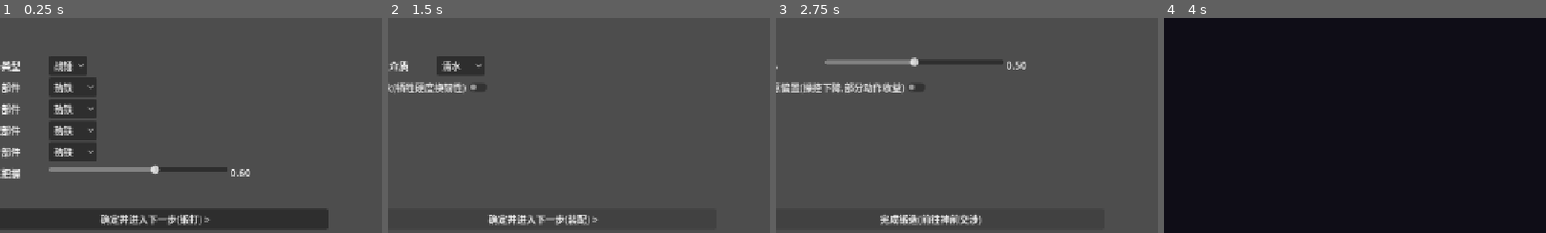
Above: before the commit, frames 1-4 (left to right).
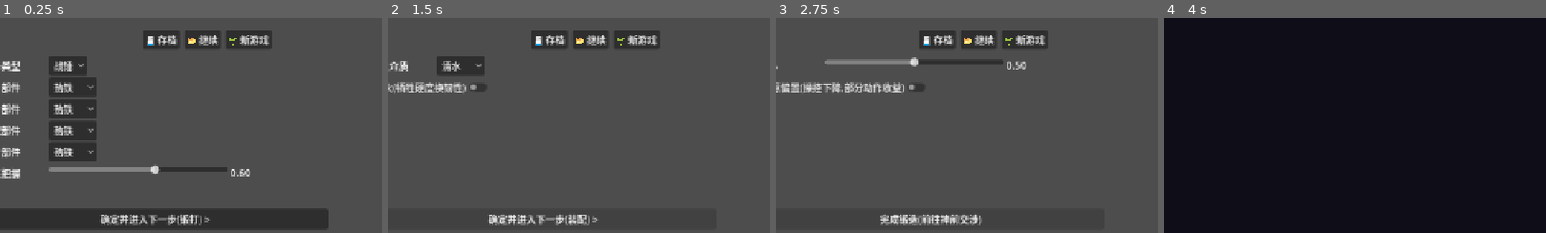
Above: after the commit, the same moments.

Repository: wuzhang114/forgegod
Game: Godot game, scene res://scenes/forge/forge_scene.tscn
Two runs of this game, one before a commit and one after it. Both use one fixed random seed, a clock stepped at 60 frames per second and the inputs below.
Inputs:
- Up to frame 1 (0.25 s): no input
- Up to frame 2 (1.5 s): click "确定并进入下一步(锻打) >" at 0.5 s; click "确定并进入下一步(热处理) >" at 1.25 s
- Up to frame 3 (2.75 s): click "确定并进入下一步(装配) >" at 2 s
- Up to frame 4 (4 s): click "完成锻造(前往神前交涉)" at 2.75 s; click "前往神裁砧(交涉) >" at 3.5 s
The pictures show only the part of the screen within x 50-100%, y 0-50%; the shares and areas given below are measured in that part.

The runs differ from the first frame. In frame 1, 2.2% of the frame differs, in the area x 37-72%, y 5-15%; in frame 2, 2.2%; in frame 3, 2.2%; in frame 4, nothing differs.

Commit message:
feat(app): 架构第1步 - RunState+SaveRepository+AppRouter+GameApp(autoload) + 场景跳转收拢 + 新游戏/继续/存档

Diff:
--- /dev/null
+++ b/godot-prototype/app/app_router.gd
@@ -0,0 +1,18 @@
+## AppRouter: 流程节点注册表(纯路径解析,可单测;实际切换由 GameApp 执行)。
+
+extends RefCounted
+
+const SCENES := {
+	"forge": "res://scenes/forge/forge_scene.tscn",
+	"altar": "res://scenes/altar/altar_scene.tscn",
+	"battle": "res://scenes/battle/battle_demo.tscn",
+}
+
+
+## 解析流程节点 -> 场景路径;未知节点返回 ""
+func resolve(id: String) -> String:
+	return SCENES.get(id, "")
+
+
+func has(id: String) -> bool:
+	return SCENES.has(id)
--- /dev/null
+++ b/godot-prototype/app/game_app.gd
@@ -0,0 +1,60 @@
+## GameApp: 应用根(autoload 单例名 GameApp)。
+## 持有 RunState(唯一事实来源)+ SaveRepository + AppRouter;
+## 场景只做输入翻译与结果渲染,流程导航统一走 goto()。
+
+extends Node
+
+const RunState := preload("res://app/run_state.gd")
+const SaveRepository := preload("res://app/save_repository.gd")
+const AppRouter := preload("res://app/app_router.gd")
+const GameSession := preload("res://core/flow/game_session.gd")  # 过渡 Adapter(逐步迁移)
+
+var run: RunState = null
+var saves: SaveRepository = null
+var router: AppRouter = null
+
+
+func _ready() -> void:
+	saves = SaveRepository.new()
+	router = AppRouter.new()
+	run = RunState.new()
+	# 无存档时自动开新局(演示默认);有存档则由 UI"继续"触发
+	if not saves.has_save(0):
+		run.new_run(20260902)
+		run.money = 100.0
+
+
+## 新游戏: 以种子重置 RunState,并清空过渡 GameSession(两边同步)
+func new_game(seed_value: int = 0) -> void:
+	run.new_run(seed_value)
+	GameSession.reset()
+
+
+## 继续游戏: 读取存档注入 RunState;成功返回 true
+func continue_game(slot: int = 0) -> bool:
+	var res: Dictionary = saves.load(slot)
+	if not res.get("ok", false):
+		return false
+	run = res.run
+	return true
+
+
+## 快速存档(槽 0 = 自动槽)
+func save_game() -> Dictionary:
+	return saves.save(run, 0)
+
+
+## 流程导航: id -> 场景路径 -> 切换(未知 id 忽略并告警)
+func goto(id: String) -> void:
+	var path: String = router.resolve(id)
+	if path == "":
+		push_warning("GameApp: unknown route '%s'" % id)
+		return
+	var err := get_tree().change_scene_to_file(path)
+	if err != OK:
+		push_error("GameApp: fail to goto '%s': %s" % [id, err])
+
+
+## 供 UI 查询: 是否有可继续的存档
+func has_save(slot: int = 0) -> bool:
+	return saves.has_save(slot)
--- /dev/null
+++ b/godot-prototype/app/run_state.gd
@@ -0,0 +1,80 @@
+## RunState: 一局游戏的唯一事实来源(纯逻辑,可序列化,可单测)。
+## 架构: GameApp(根) 持有 RunState;场景/用例只读它,不散落状态。
+## 兼容: 现有 GameSession(静态)保留为过渡 Adapter,逐步迁移到本模块。
+## 注意: 不使用 class_name(headless -s 下全局类解析不可用);由调用方 preload。
+
+extends RefCounted
+
+const SCHEMA_VERSION := 1
+const START_MONEY := 100.0
+const START_DAY := 1
+const START_INVENTORY := {"iron_ore": 3, "coal": 2, "charm_crystal": 1}
+
+
+## 一局游戏的持久状态(全部可 JSON 序列化的基本类型)
+var schema_version: int = SCHEMA_VERSION
+var run_id := ""
+var run_seed := 0
+var current_day := START_DAY
+var money := START_MONEY
+var inventory: Dictionary = {}          # material_id -> count
+var workshop: Dictionary = {}           # 熔炉/帮手/升级等(占位,后续域模块填充)
+var weapons: Array = []                 # WeaponInstance 列表 [{instance_id, facts, durability, contract_src, history}]
+var roster: Array = []                  # 勇者 [{id, role, name, hp_ratio, wounds}]
+var expedition: Dictionary = {}         # {route_id, node, progress}(占位)
+var negotiation_history: Array = []     # [{who, text, stance, topic, weapon_id}]
+var world_flags: Dictionary = {}        # 环境/剧情标记
+var contract_src := ""                  # 玩家定稿的神赐契约(MechLang 源码;从 GameSession 迁移目标)
+
+
+## 开新局(确定性种子;同 seed 同初始世界)
+func new_run(seed_value: int = 0) -> void:
+	schema_version = SCHEMA_VERSION
+	run_id = "run_%d_%s" % [seed_value, str(Time.get_unix_time_from_system())]
+	run_seed = seed_value
+	current_day = START_DAY
+	money = START_MONEY
+	inventory = START_INVENTORY.duplicate(true)
+	workshop = {}
+	weapons = []
+	roster = []
+	expedition = {}
+	negotiation_history = []
+	world_flags = {}
+	contract_src = ""
+
+
+## 序列化(存档/网络边缘)
+func to_dict() -> Dictionary:
+	return {
+		"schema_version": schema_version,
+		"run_id": run_id,
+		"run_seed": run_seed,
+		"current_day": current_day,
+		"money": money,
+		"inventory": inventory,
+		"workshop": workshop,
+		"weapons": weapons,
+		"roster": roster,
+		"expedition": expedition,
+		"negotiation_history": negotiation_history,
+		"world_flags": world_flags,
+		"contract_src": contract_src,
+	}
+
+
+## 反序列化(缺字段容错:旧档升级友好;由调用方 new 后调用,避免类名自引用)
+func load_dict(d: Dictionary) -> void:
+	schema_version = int(d.get("schema_version", SCHEMA_VERSION))
+	run_id = str(d.get("run_id", ""))
+	run_seed = int(d.get("run_seed", 0))
+	current_day = int(d.get("current_day", START_DAY))
+	money = float(d.get("money", START_MONEY))
+	inventory = d.get("inventory", START_INVENTORY.duplicate(true))
+	workshop = d.get("workshop", {})
+	weapons = d.get("weapons", [])
+	roster = d.get("roster", [])
+	expedition = d.get("expedition", {})
+	negotiation_history = d.get("negotiation_history", [])
+	world_flags = d.get("world_flags", {})
+	contract_src = str(d.get("contract_src", ""))
--- /dev/null
+++ b/godot-prototype/app/save_repository.gd
@@ -0,0 +1,53 @@
+## SaveRepository: 文件存档(user://),纯逻辑可单测(base_dir 可注入)。
+## 格式: JSON(RunState.to_dict);schema_version 预留在 from_dict 做版本迁移。
+
+extends RefCounted
+
+const RunState := preload("res://app/run_state.gd")
+
+
+var base_dir := "user://saves"
+
+
+func _init(dir: String = "") -> void:
+	if dir != "":
+		base_dir = dir
+
+
+func _slot_path(slot: int) -> String:
+	return base_dir + "/slot_%d.json" % slot
+
+
+## 存档;slot 0 为自动槽。返回 {ok, error}
+func save(run: RunState, slot: int = 0) -> Dictionary:
+	DirAccess.make_dir_recursive_absolute(base_dir)
+	var f := FileAccess.open(_slot_path(slot), FileAccess.WRITE)
+	if f == null:
+		return {"ok": false, "error": "cannot open %s: %s" % [_slot_path(slot), error_string(FileAccess.get_open_error())]}
+	f.store_string(JSON.stringify(run.to_dict(), "\t"))
+	f.close()
+	return {"ok": true}
+
+
+## 读取档;返回 {ok, run, error}
+func load(slot: int = 0) -> Dictionary:
+	if not has_save(slot):
+		return {"ok": false, "error": "no save at slot %d" % slot}
+	var f := FileAccess.open(_slot_path(slot), FileAccess.READ)
+	if f == null:
+		return {"ok": false, "error": "cannot read %s" % _slot_path(slot)}
+	var parsed: Variant = JSON.parse_string(f.get_as_text())
+	f.close()
+	if typeof(parsed) != TYPE_DICTIONARY:
+		return {"ok": false, "error": "corrupted save (not a JSON object)"}
+	var r := RunState.new()
+	r.load_dict(parsed)
+	return {"ok": true, "run": r}
+
+
+func has_save(slot: int = 0) -> bool:
+	return FileAccess.file_exists(_slot_path(slot))
+
+
+func delete_save(slot: int = 0) -> void:
+	DirAccess.remove_absolute(_slot_path(slot))
--- a/godot-prototype/project.godot
+++ b/godot-prototype/project.godot
@@ -8,6 +8,10 @@
 config/description="铁匠铺 x 锻造之神机制生成原型"
 run/main_scene="res://scenes/forge/forge_scene.tscn"
 config/features=PackedStringArray("4.6")
+
+[autoload]
+
+GameApp="*res://app/game_app.gd"
 
 [display]
 
--- a/godot-prototype/scenes/altar/altar_scene.gd
+++ b/godot-prototype/scenes/altar/altar_scene.gd
@@ -96,7 +96,7 @@
 	ui.back.position = Vector2(80, 505)
 	ui.back.custom_minimum_size = Vector2(200, 32)
 	ui.back.pressed.connect(func():
-		get_tree().change_scene_to_file("res://scenes/forge/forge_scene.tscn"))
+		GameApp.goto("forge"))
 	add_child(ui.back)
 
 
@@ -154,4 +154,6 @@
 
 
 func _on_to_battle() -> void:
-	get_tree().change_scene_to_file("res://scenes/battle/battle_demo.tscn")
+	# 契约定稿同步进 RunState(存档基础)
+	GameApp.run.contract_src = str(Session.divine_contract.get("source", ""))
+	GameApp.goto("battle")
--- a/godot-prototype/scenes/battle/battle_demo.gd
+++ b/godot-prototype/scenes/battle/battle_demo.gd
@@ -860,7 +860,7 @@
 	add_btn.call("⏩ +3s", func(): _set_tick(play_tick + 60))
 	add_btn.call("跳到结束", func(): _set_tick(total_ticks))
 	add_btn.call("← 返回铁匠铺", func():
-		get_tree().change_scene_to_file("res://scenes/forge/forge_scene.tscn"))
+		GameApp.goto("forge"))
 	# 右侧技能面板(主动技集中;垂直排列)
 	ui.skill_box = VBoxContainer.new()
 	ui.skill_box.position = Vector2(1075, 250)
--- a/godot-prototype/scenes/forge/forge_scene.gd
+++ b/godot-prototype/scenes/forge/forge_scene.gd
@@ -56,6 +56,33 @@
 	_rebuild_right()
 	_update_facts()
 	_refresh_center()
+	_build_run_bar()
+
+
+## ---------------- 运行控制条(新游戏/继续/存档) ----------------
+
+func _build_run_bar() -> void:
+	var bar := HBoxContainer.new()
+	bar.position = Vector2(880, 20)
+	bar.add_theme_constant_override("separation", 8)
+	add_child(bar)
+	var mk := func(txt: String, cb: Callable) -> void:
+		var b := Button.new()
+		b.text = txt
+		b.pressed.connect(cb)
+		bar.add_child(b)
+	mk.call("💾 存档", func():
+		var res := GameApp.save_game()
+		ui.tip.text = "已存档 ✓" if res.get("ok", false) else "存档失败: %s" % str(res.get("error", "?")))
+	mk.call("📂 继续", func():
+		if GameApp.continue_game():
+			ui.tip.text = "已读取存档(第 %d 天)" % GameApp.run.current_day
+			_refresh_center()
+		else:
+			ui.tip.text = "没有存档")
+	mk.call("🌱 新游戏", func():
+		GameApp.new_game()
+		ui.tip.text = "新局已开(第 1 天)")
 
 
 ## ---------------- 静态 UI ----------------
@@ -68,6 +95,11 @@
 	t.add_theme_font_size_override("font_size", 22)
 	t.add_theme_color_override("font_color", Color(1.0, 0.75, 0.5))
 	add_child(t)
+	ui.tip = Label.new()
+	ui.tip.position = Vector2(120, 48)
+	ui.tip.add_theme_font_size_override("font_size", 13)
+	ui.tip.modulate = Color(0.8, 0.8, 0.75)
+	add_child(ui.tip)
 	# 进度指示
 	ui.progress = Label.new()
 	ui.progress.position = Vector2(120, 56)
@@ -346,7 +378,10 @@
 	if _is_finished() and not result_weapon.is_empty():
 		var Session := preload("res://core/flow/game_session.gd")
 		Session.weapon_facts = result_weapon
-		get_tree().change_scene_to_file("res://scenes/altar/altar_scene.tscn")
+		# 同步进 RunState(武器事实入档,后续武器库迁移目标)
+		GameApp.run.weapons = [{"instance_id": "w_1", "facts": result_weapon,
+			"durability": 100.0, "contract_src": ""}]
+		GameApp.goto("altar")
 		return
 	# 确定当前阶段
 	if not stage in done_stages:
--- a/godot-prototype/tests/run_headless.gd
+++ b/godot-prototype/tests/run_headless.gd
@@ -21,6 +21,7 @@
 const ActiveCastTests := preload("res://tests/test_active_cast.gd")
 const DotScorchTests := preload("res://tests/test_dot_scorch.gd")
 const LifeStealTests := preload("res://tests/test_lifesteal.gd")
+const RunStateTests := preload("res://tests/test_run_state.gd")
 const ForgeTests := preload("res://tests/test_forge.gd")
 const GodTests := preload("res://tests/test_scripted_god.gd")
 const BalanceTests := preload("res://tests/test_balance.gd")
@@ -789,6 +790,7 @@
 	_test_active()
 	_test_dot()
 	_test_lifesteal()
+	_test_run_state()
 	_test_forge_core()
 	_test_scripted_god()
 	_test_balance()
@@ -1746,6 +1748,13 @@
 	_check(r.ok, "嗜血之舞测试全绿")
 
 
+func _test_run_state() -> void:
+	var t := RunStateTests.new()
+	var r: Dictionary = t.run()
+	print("-- RunState/存档/路由: 通过 %d / 失败 %d --" % [r.pass, r.fail])
+	_check(r.ok, "RunState 测试全绿")
+
+
 func _test_forge_core() -> void:
 	var t := ForgeTests.new()
 	var r: Dictionary = t.run()
--- /dev/null
+++ b/godot-prototype/tests/test_run_state.gd
@@ -0,0 +1,103 @@
+## RunState / SaveRepository / AppRouter 测试(架构第 1 步)。
+## 由 run_headless.gd 调用; 运行: godot --headless --path godot-prototype -s tests/run_headless.gd
+
+extends RefCounted
+
+const RunState := preload("res://app/run_state.gd")
+const SaveRepository := preload("res://app/save_repository.gd")
+const AppRouter := preload("res://app/app_router.gd")
+
+var _passes := 0
+var _fails := 0
+var _tmp_dir := "user://test_saves"
+
+
+func run() -> Dictionary:
+	_test_new_run()
+	_test_roundtrip()
+	_test_from_dict_tolerant()
+	_test_save_load()
+	_test_router()
+	return {"ok": _fails == 0, "pass": _passes, "fail": _fails}
+
+
+func _check(cond: bool, label: String) -> void:
+	if cond:
+		_passes += 1
+	else:
+		_fails += 1
+		printerr("RUN FAIL: " + label)
+
+
+func _test_new_run() -> void:
+	var r := RunState.new()
+	r.new_run(42)
+	_check(r.run_seed == 42, "种子记录")
+	_check(r.run_id.begins_with("run_42_"), "run_id 生成")
+	_check(r.current_day == 1 and r.money == 100.0, "默认日/金钱")
+	_check(r.inventory.has("iron_ore") and r.weapons.is_empty() and r.roster.is_empty(),
+		"初始库存/空武器库/空队伍")
+	_check(r.contract_src == "", "契约为空")
+
+
+func _test_roundtrip() -> void:
+	var r := RunState.new()
+	r.new_run(7)
+	r.money = 320.5
+	r.current_day = 3
+	r.weapons = [{"instance_id": "w_1", "facts": {"name": "试剑"},
+		"durability": 80.0, "contract_src": "device 测试"}]
+	r.roster = [{"id": "hero_1", "role": "guard", "hp_ratio": 0.7}]
+	r.negotiation_history = [{"who": "神", "text": "此约可行", "stance": "PROPOSE"}]
+	r.contract_src = "device 最终契约"
+	var d := r.to_dict()
+	var r2 := RunState.new()
+	r2.load_dict(d)
+	_check(r2.money == 320.5 and r2.current_day == 3, "数字字段 roundtrip")
+	_check(r2.weapons.size() == 1 and str(r2.weapons[0].facts.get("name", "")) == "试剑",
+		"武器库 roundtrip")
+	_check(r2.negotiation_history.size() == 1 and r2.contract_src == "device 最终契约",
+		"交涉历史/契约 roundtrip")
+	_check(r2.run_seed == 7 and r2.run_id == r.run_id, "run_id/种子 roundtrip")
+
+
+func _test_from_dict_tolerant() -> void:
+	# 空字典/半旧档 -> 默认值兜底(版本迁移友好)
+	var r := RunState.new()
+	r.load_dict({})
+	_check(r.current_day == 1 and r.money == 100.0 and r.weapons.is_empty(), "空档容错")
+	var old := RunState.new()
+	old.load_dict({"money": 55.0, "schema_version": 1})
+	_check(old.money == 55.0 and old.current_day == 1, "半旧档容错")
+
+
+func _test_save_load() -> void:
+	var saves := SaveRepository.new(_tmp_dir)
+	saves.delete_save(0)
+	_check(saves.has_save(0) == false, "初始无档")
+	var r := RunState.new()
+	r.new_run(99)
+	r.money = 777.0
+	r.current_day = 5
+	r.weapons = [{"instance_id": "w_2", "facts": {"name": "寒铁弓"}, "durability": 100.0}]
+	var res := saves.save(r, 0)
+	_check(res.get("ok", false), "存档成功")
+	_check(saves.has_save(0), "档存在")
+	var loaded := saves.load(0)
+	_check(loaded.get("ok", false), "读档成功")
+	var r2: RunState = loaded.run
+	_check(r2.money == 777.0 and r2.current_day == 5, "读档数值一致")
+	_check(r2.weapons.size() == 1 and str(r2.weapons[0].facts.get("name", "")) == "寒铁弓",
+		"读档武器一致")
+	_check(saves.load(9).get("ok", false) == false, "空槽读取失败")
+	saves.delete_save(0)
+	DirAccess.remove_absolute(_tmp_dir)
+
+
+func _test_router() -> void:
+	var router := AppRouter.new()
+	_check(router.resolve("forge") == "res://scenes/forge/forge_scene.tscn", "forge 路径")
+	_check(router.resolve("altar") == "res://scenes/altar/altar_scene.tscn", "altar 路径")
+	_check(router.resolve("battle") == "res://scenes/battle/battle_demo.tscn", "battle 路径")
+	_check(router.resolve("unknown") == "", "未知节点返回空")
+	_check(router.has("forge") and not router.has("nope"), "has() 断言")
